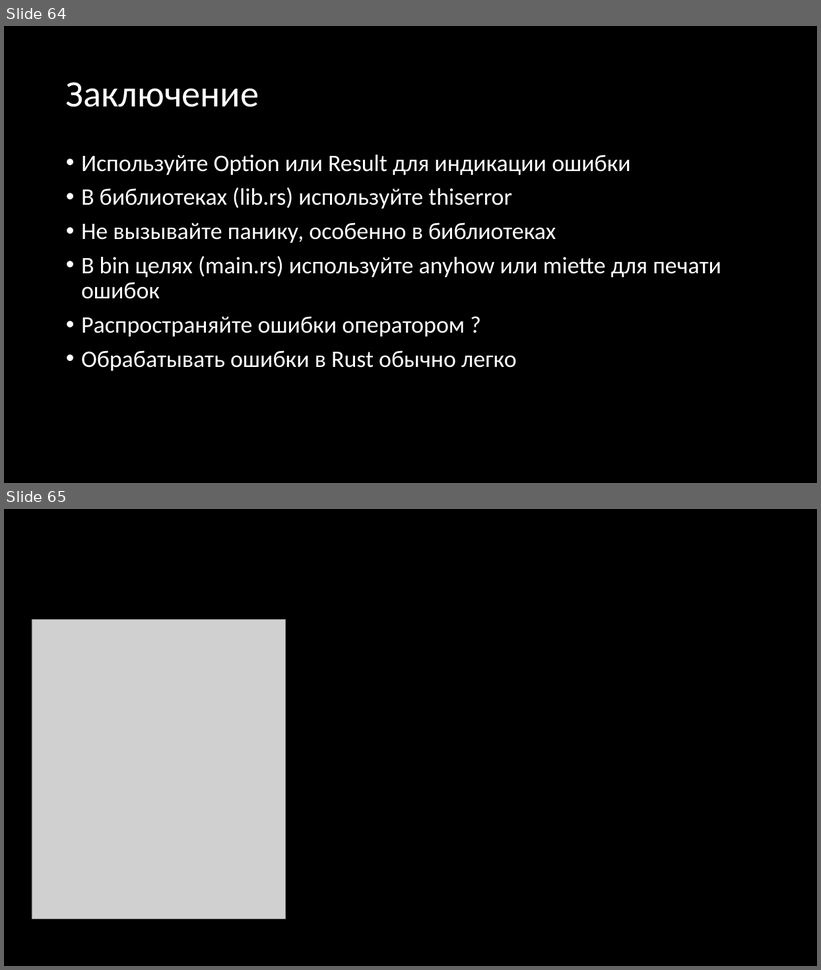
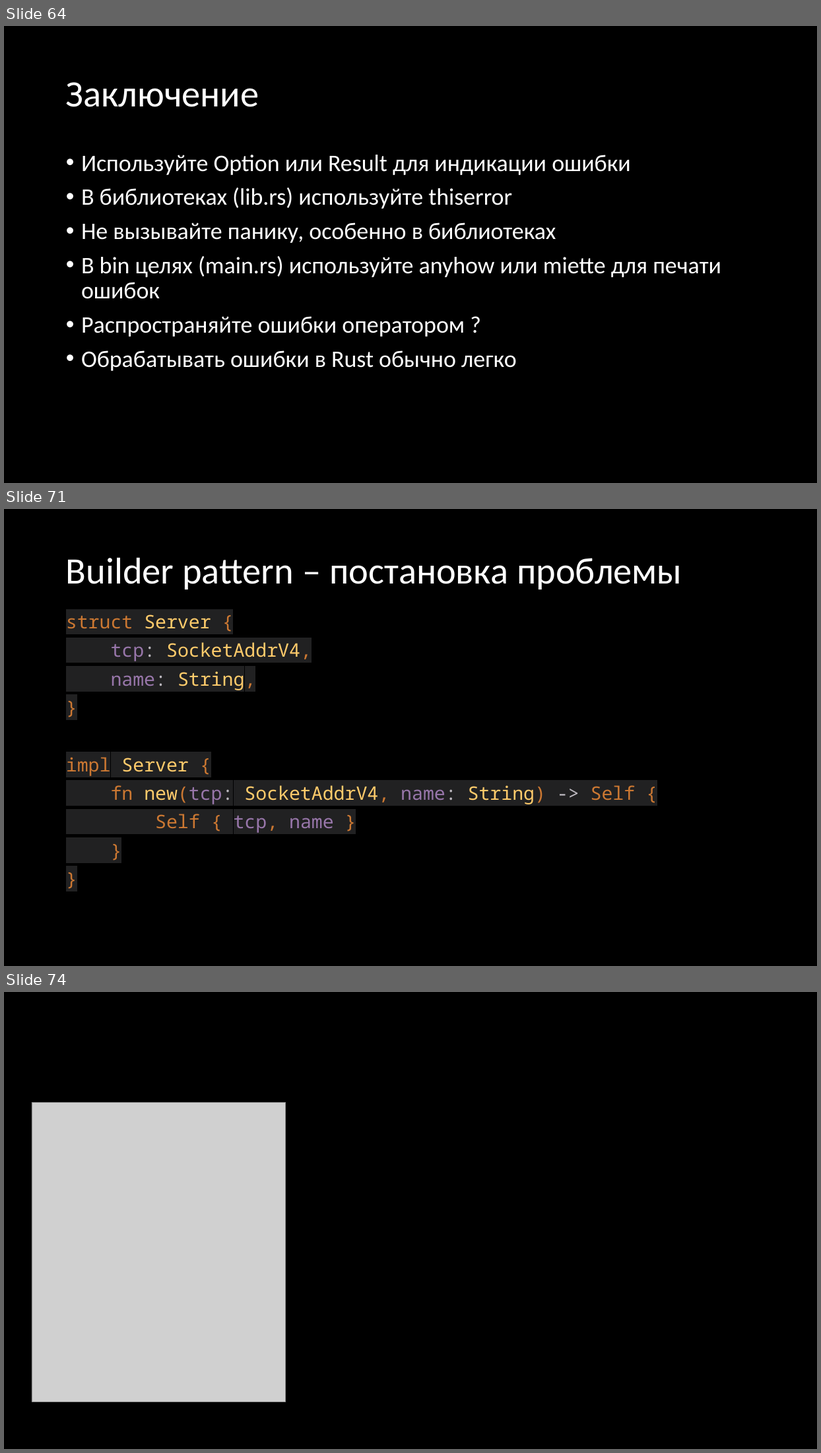
Before and after one commit to Gordon01/learn-rust, a slide deck: keynotes/Rust 2024.pptx. Shown one above the other, each under a label of ours: slides 64 and 65 before the commit, slides 64, 71 and 74 after it; the slides between them are not shown. The pictures are 821x970 and 821x1453 pixels, drawn with LibreOffice and Linux fonts; fonts in the diff are those of the drawing; grey boxes stand for pictures. Boxes give left, top, right and bottom in pixels: in the first picture for what was removed or moved away, otherwise in the second. Text is boxed around its words. In the diff, an @@ line names an element or a change of style, - is before the commit and + after.

```diff
--- a/keynotes/Rust 2024.pptx
+++ b/keynotes/Rust 2024.pptx
@@ slide 71 added at (4, 509, 817, 966), background #000000 @@
@@ title added at (66, 557, 682, 590), 44 pt, text #FFFFFF @@
+Builder pattern – постановка проблемы
@@ text added at (66, 615, 636, 833), 22 pt, text #FFCB6B @@
+struct Server {
+tcp: SocketAddrV4,
+name: String,
+}
+impl Server {
+fn new(tcp: SocketAddrV4, name: String) -> Self {
+Self { tcp, name }
+}
+}
@@ what was slide 65 is now slide 74 @@
```
Also in this commit, not shown: 8 other slides added, 3 other files.
